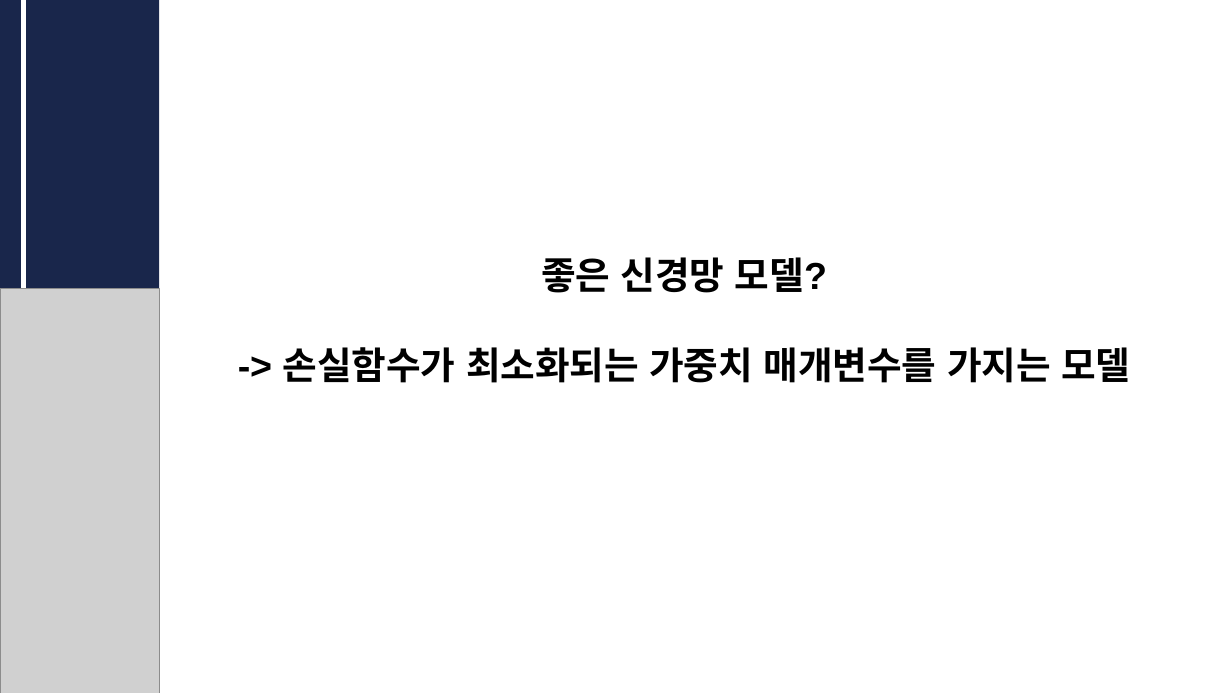
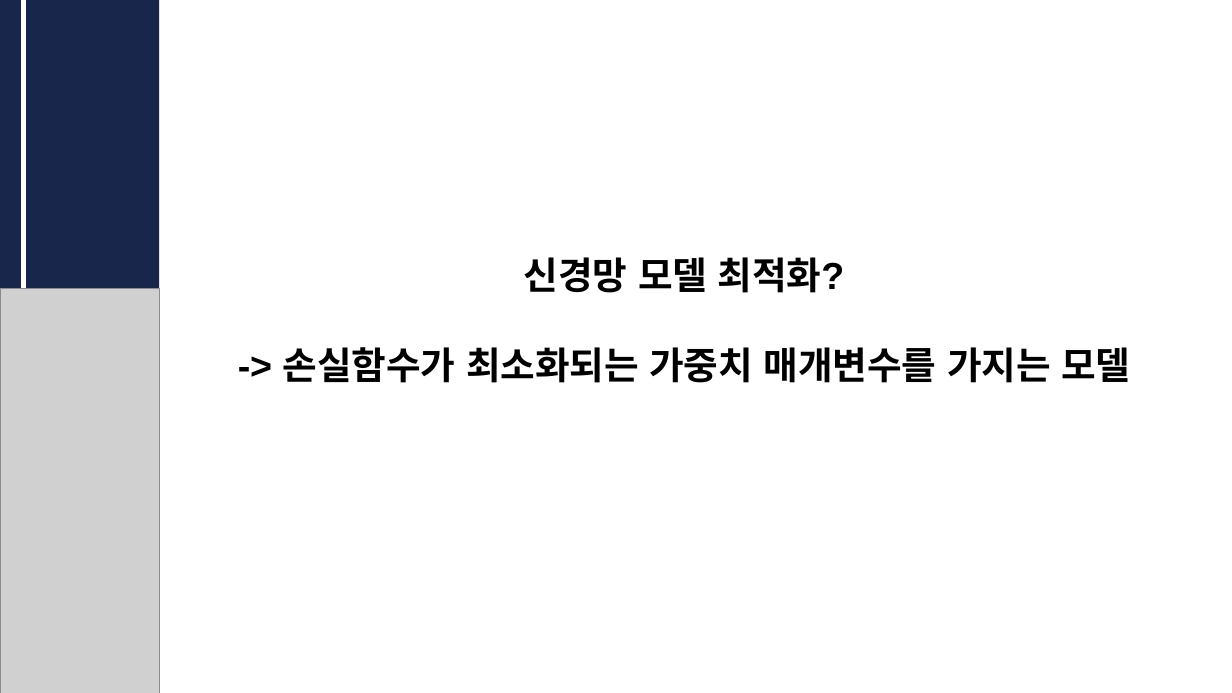
Before and after one commit to CUAI-CAU/2023-1_Study_DLfromScratch1, a slide deck: slide 4 of 발표자료/CUAI_딥러닝__0523.pptx. Drawn at 1232x693 pixels with LibreOffice and Linux fonts; fonts in the diff are those of the drawing; grey boxes stand for pictures. Boxes give left, top, right and bottom in pixels: in the first picture for what was removed or moved away, otherwise in the second. Text is boxed around its words. In the diff, an @@ line names an element or a change of style, - is before the commit and + after.

```diff
--- a/발표자료/CUAI_딥러닝__0523.pptx
+++ b/발표자료/CUAI_딥러닝__0523.pptx
@@ text at <box>524,257,845,293</box>: text changed @@
-좋은 신경망 모델?
+신경망 모델 최적화?
```
Also in this commit, not shown: 6 other slides changed, 2 slides added.
